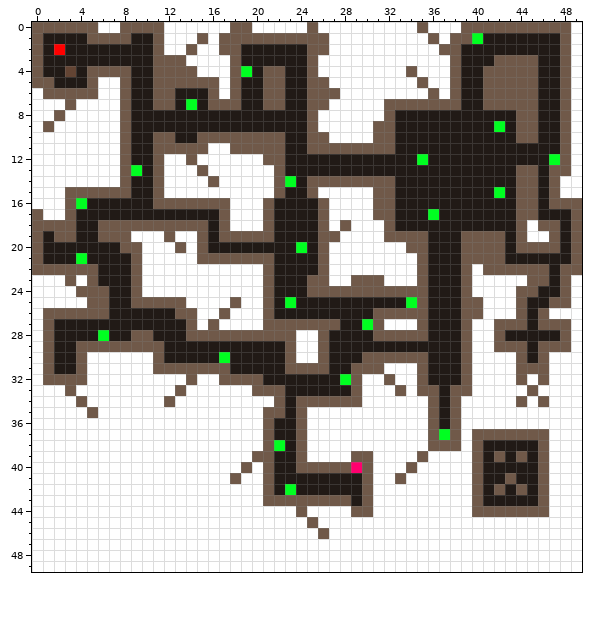
Edited in one commit: pixel-art sprite (src/res/maps/start_map.png). That is the earlier state.
The file is 50x50 pixels.
After:
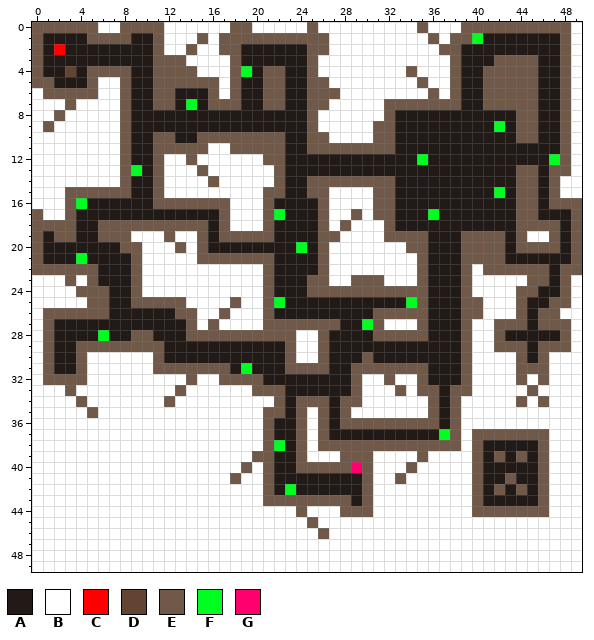
Palette (. is transparent): A #211a16  B #ffffff  C #ff0000  D #634433  E #705949  F #00ff21  G #ff006e
Diff:
Changed rows in their new state; - is an unchanged pixel.
first column x 21:
14 --A----------------------
15 E----E-------------------
17 -F------E----------------
18 ------------------------E
first column x 22:
25 FA------------------------
26 -------------------------E
first column x 17:
30 A-------------AAAAA-
31 --F------------EEE--
32 -----------A--------
34 ----------A---------
35 ---------EAE--------
36 ---------EAEEEEEEEE-
37 ---------EAAAAAAAAAA
38 ---------EEEEEEEEEE-
39 -----------E--------
first column x 28:
44 E
Changed places in both pictures, as pixel boxes (x1, y1, x2, y2):
changed: (263, 176, 362, 220)
changed: (527, 220, 538, 231)
changed: (274, 297, 296, 308)
changed: (549, 308, 560, 319)
changed: (219, 352, 252, 374)
changed: (318, 352, 439, 517)
